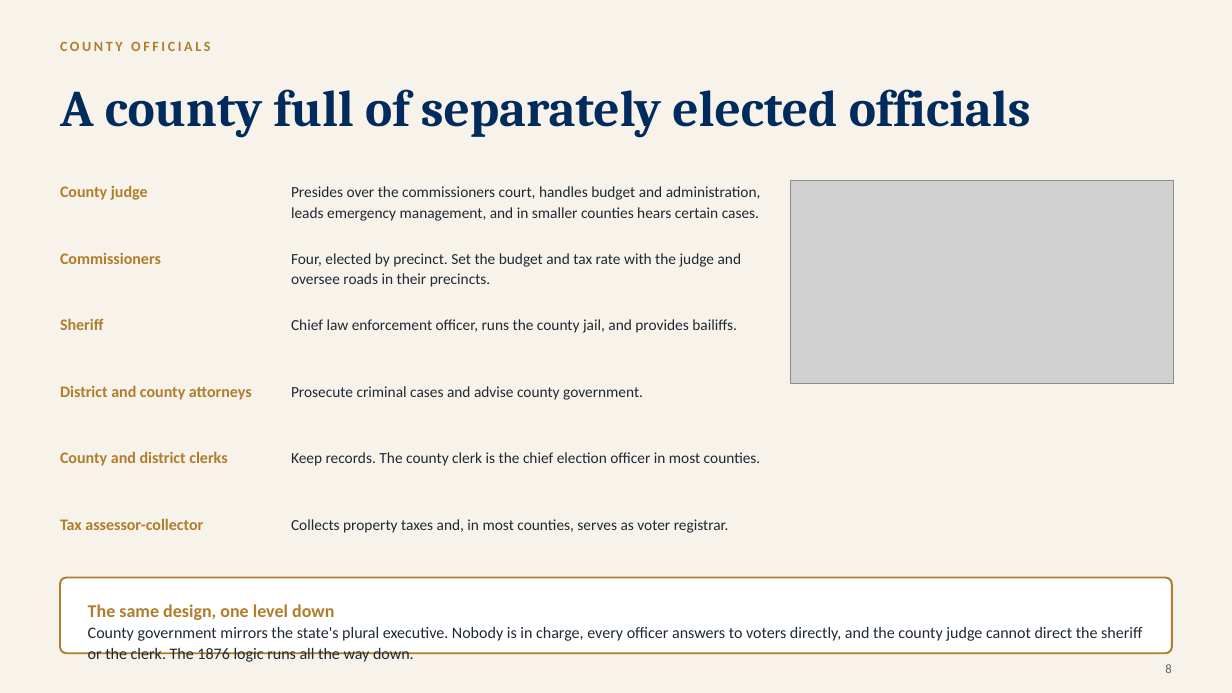
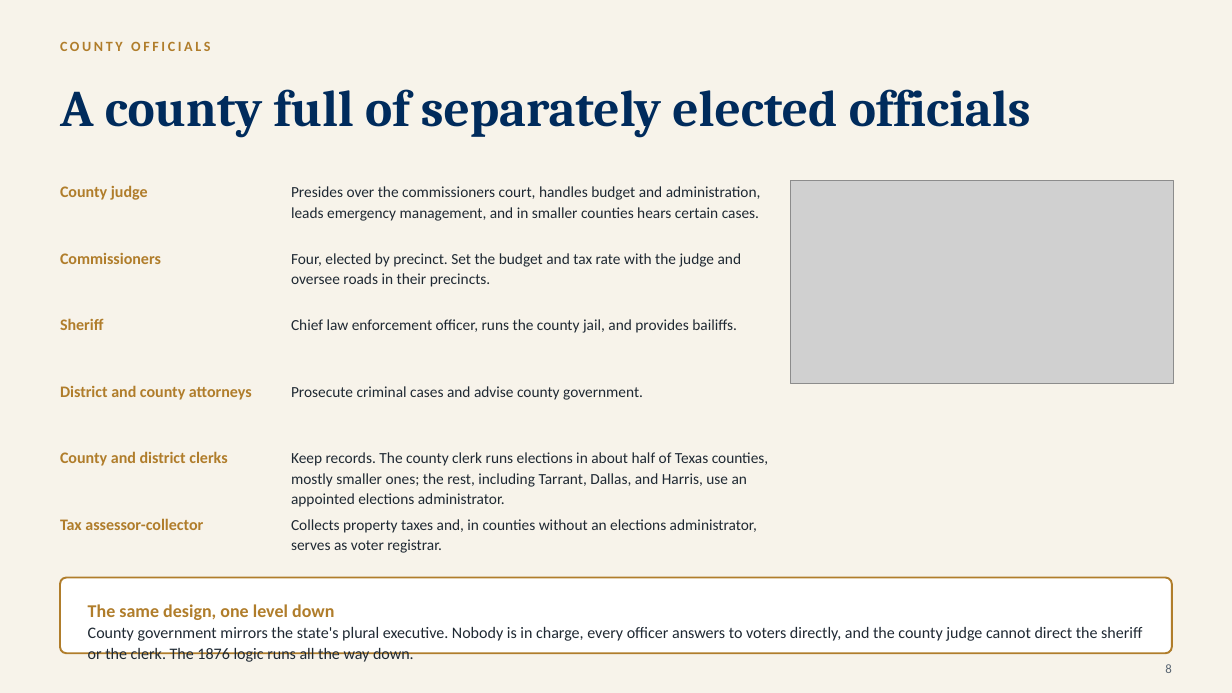
Before and after one commit to ProfessorJaredAlanStewart/texas-govt-modules, a slide deck: slide 9 of slides/Chapter 07 - Local Government (Lecture Deck).pptx. Drawn at 1232x693 pixels with LibreOffice and Linux fonts; fonts in the diff are those of the drawing; grey boxes stand for pictures. Boxes give left, top, right and bottom in pixels: in the first picture for what was removed or moved away, otherwise in the second. Text is boxed around its words. In the diff, an @@ line names an element or a change of style, - is before the commit and + after.

```diff
--- a/slides/Chapter 07 - Local Government (Lecture Deck).pptx
+++ b/slides/Chapter 07 - Local Government (Lecture Deck).pptx
@@ text at bbox=[291, 452, 769, 507]: text changed @@
-Keep records. The county clerk is the chief election officer in most counties.
+Keep records. The county clerk runs elections in about half of Texas counties, mostly smaller ones; the rest, including Tarrant, Dallas, and Harris, use an appointed elections administrator.
@@ text at bbox=[291, 519, 757, 553]: text changed @@
-Collects property taxes and, in most counties, serves as voter registrar.
+Collects property taxes and, in counties without an elections administrator, serves as voter registrar.
```
Also in this commit, not shown: 3 other slides changed, 58 other files.
